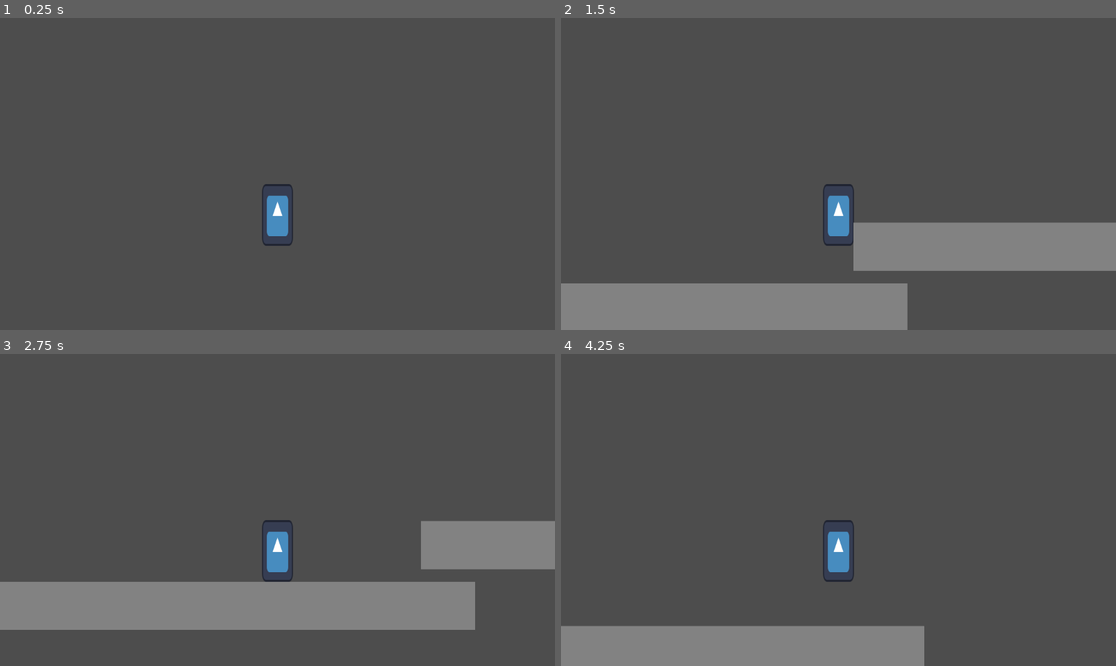
Above: before the commit, frames 1-4 (two rows, left to right).
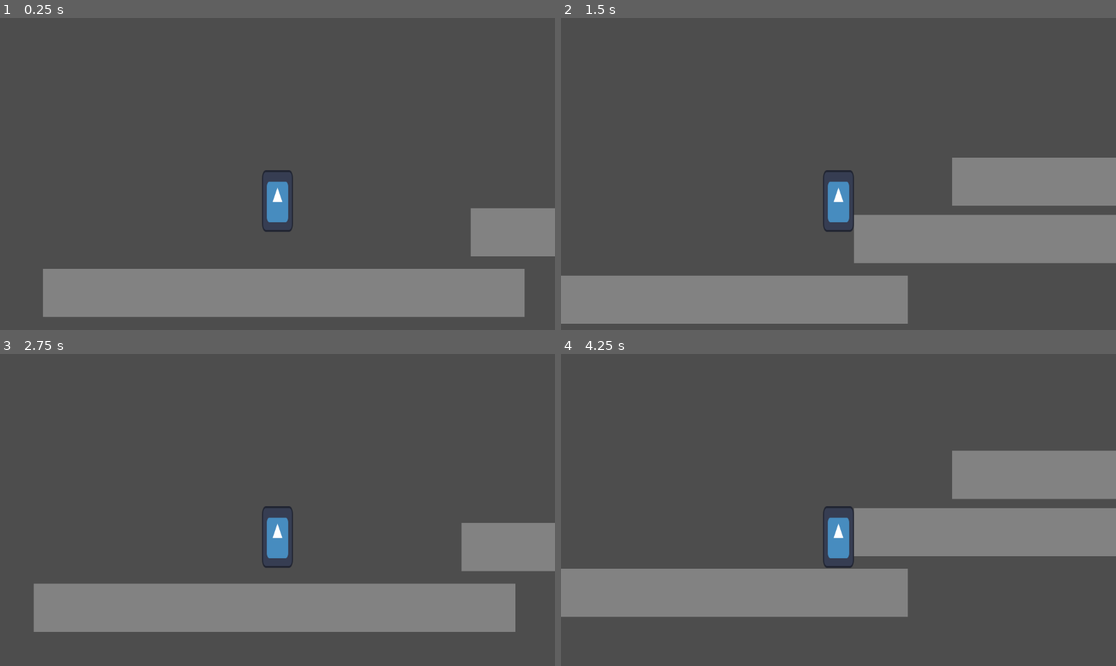
Above: after the commit, the same moments.

Repository: tuhfabah/testing_2d_movement
Game: Godot game, scene res://scenes/world.tscn
Two runs of this game, one before a commit and one after it. Both use one fixed random seed, a clock stepped at 60 frames per second and the inputs below. The engine's default icon, where the game draws it, is replaced by a stand-in: a white triangle on a blue panel in a dark square.
Inputs:
- Up to frame 1 (0.25 s): no input
- Up to frame 2 (1.5 s): hold Right (move_right) from 0.53 s (still down); tap Space (jump) at 0.6, 0.77, 1.07, 1.35 s
- Up to frame 3 (2.75 s): tap Space (jump) at 1.52, 1.82, 2.1 s; release Right (move_right) at 2.03 s; hold Left (move_left) from 2.03 s (still down)
- Up to frame 4 (4.25 s): release Left (move_left) at 2.78 s; hold Right (move_right) from 2.78 s (still down); tap Space (jump) at 2.85, 3.02, 3.32, 3.6, 3.77, 4.07 s

The runs differ from the first frame. In frame 1, 16% of the frame differs, in the area x 7-100%, y 48-96%; in frame 2, 10%; in frame 3, 5.1%; in frame 4, 30%, in the area x 0-100%, y 30-100%.

Commit message:
Get a second version of movement based off the 2d platformer demo

Diff:
--- a/project.godot
+++ b/project.godot
@@ -14,6 +14,10 @@
 run/main_scene="res://scenes/world.tscn"
 config/features=PackedStringArray("4.3", "Mobile")
 config/icon="res://icon.svg"
+
+[autoload]
+
+Log="res://Log.gd"
 
 [input]
 
--- a/scenes/player.tscn
+++ b/scenes/player.tscn
@@ -1,13 +1,58 @@
-[gd_scene load_steps=4 format=3 uid="uid://d0optyrlc46de"]
+[gd_scene load_steps=10 format=3 uid="uid://d0optyrlc46de"]
 
 [ext_resource type="Texture2D" uid="uid://k3pa8xr304qi" path="res://icon.svg" id="1_jb12u"]
 [ext_resource type="Script" path="res://scripts/player.gd" id="1_qgls2"]
+[ext_resource type="Texture2D" uid="uid://cxf7nit5hrnde" path="res://characters/player/2d_animation_frog_spritesheet.webp" id="2_ua5hl"]
+
+[sub_resource type="AtlasTexture" id="AtlasTexture_ldtxd"]
+atlas = ExtResource("2_ua5hl")
+region = Rect2(0, 0, 64, 64)
+
+[sub_resource type="AtlasTexture" id="AtlasTexture_8f62w"]
+atlas = ExtResource("2_ua5hl")
+region = Rect2(64, 0, 64, 64)
+
+[sub_resource type="AtlasTexture" id="AtlasTexture_l6v3x"]
+atlas = ExtResource("2_ua5hl")
+region = Rect2(128, 0, 64, 64)
+
+[sub_resource type="AtlasTexture" id="AtlasTexture_supav"]
+atlas = ExtResource("2_ua5hl")
+region = Rect2(192, 0, 64, 64)
+
+[sub_resource type="SpriteFrames" id="SpriteFrames_l5eak"]
+animations = [{
+"frames": [{
+"duration": 1.0,
+"texture": SubResource("AtlasTexture_ldtxd")
+}, {
+"duration": 1.0,
+"texture": SubResource("AtlasTexture_8f62w")
+}, {
+"duration": 1.0,
+"texture": SubResource("AtlasTexture_l6v3x")
+}, {
+"duration": 1.0,
+"texture": SubResource("AtlasTexture_supav")
+}],
+"loop": true,
+"name": &"jump",
+"speed": 5.0
+}]
 
 [sub_resource type="RectangleShape2D" id="RectangleShape2D_jr58q"]
-size = Vector2(62, 126)
+size = Vector2(62, 102)
 
 [node name="Player" type="CharacterBody2D"]
+scale = Vector2(0.75, 0.75)
 script = ExtResource("1_qgls2")
+
+[node name="AnimatedSprite2D" type="AnimatedSprite2D" parent="."]
+visible = false
+position = Vector2(0, -32)
+sprite_frames = SubResource("SpriteFrames_l5eak")
+animation = &"jump"
+frame_progress = 0.896436
 
 [node name="Sprite2D" type="Sprite2D" parent="."]
 position = Vector2(0, -65)
@@ -15,8 +60,13 @@
 texture = ExtResource("1_jb12u")
 
 [node name="CollisionShape2D" type="CollisionShape2D" parent="."]
-position = Vector2(0, -64)
+position = Vector2(0, -52)
 shape = SubResource("RectangleShape2D_jr58q")
 
 [node name="Camera2D" type="Camera2D" parent="."]
 position = Vector2(0, -150)
+drag_horizontal_enabled = true
+drag_vertical_enabled = true
+drag_horizontal_offset = -0.22
+drag_top_margin = 0.5
+drag_bottom_margin = 0.31
--- /dev/null
+++ b/scenes/player_mk_2.tscn
@@ -0,0 +1,26 @@
+[gd_scene load_steps=4 format=3 uid="uid://cyl6lm74y8cft"]
+
+[ext_resource type="Texture2D" uid="uid://k3pa8xr304qi" path="res://icon.svg" id="1_4gerc"]
+[ext_resource type="Script" path="res://scripts/player_mk_2.gd" id="1_ktw5o"]
+
+[sub_resource type="RectangleShape2D" id="RectangleShape2D_if3nr"]
+size = Vector2(64, 112)
+
+[node name="PlayerMk2" type="CharacterBody2D"]
+script = ExtResource("1_ktw5o")
+metadata/_edit_group_ = true
+
+[node name="Sprite2D" type="Sprite2D" parent="."]
+position = Vector2(0, -64)
+scale = Vector2(0.5, 1)
+texture = ExtResource("1_4gerc")
+
+[node name="CollisionShape2D" type="CollisionShape2D" parent="."]
+position = Vector2(0, -56)
+shape = SubResource("RectangleShape2D_if3nr")
+
+[node name="Camera" type="Camera2D" parent="."]
+position = Vector2(0, -120)
+
+[node name="PlatformDetector" type="RayCast2D" parent="."]
+target_position = Vector2(0, 6)
--- /dev/null
+++ b/scenes/projectile.tscn
@@ -0,0 +1,57 @@
+[gd_scene load_steps=9 format=3 uid="uid://veycwocq7adh"]
+
+[ext_resource type="Script" path="res://scripts/projectile.gd" id="1_oyx7v"]
+[ext_resource type="Texture2D" uid="uid://cxf7nit5hrnde" path="res://characters/player/2d_animation_frog_spritesheet.webp" id="1_pgg2w"]
+
+[sub_resource type="AtlasTexture" id="AtlasTexture_aajsu"]
+atlas = ExtResource("1_pgg2w")
+region = Rect2(0, 64, 64, 64)
+
+[sub_resource type="AtlasTexture" id="AtlasTexture_1lkuh"]
+atlas = ExtResource("1_pgg2w")
+region = Rect2(192, 64, 64, 64)
+
+[sub_resource type="AtlasTexture" id="AtlasTexture_vy4tm"]
+atlas = ExtResource("1_pgg2w")
+region = Rect2(128, 64, 64, 64)
+
+[sub_resource type="AtlasTexture" id="AtlasTexture_telcn"]
+atlas = ExtResource("1_pgg2w")
+region = Rect2(64, 64, 64, 64)
+
+[sub_resource type="SpriteFrames" id="SpriteFrames_up1tk"]
+animations = [{
+"frames": [{
+"duration": 1.0,
+"texture": SubResource("AtlasTexture_aajsu")
+}, {
+"duration": 1.0,
+"texture": SubResource("AtlasTexture_1lkuh")
+}, {
+"duration": 1.0,
+"texture": SubResource("AtlasTexture_vy4tm")
+}, {
+"duration": 1.0,
+"texture": SubResource("AtlasTexture_telcn")
+}],
+"loop": true,
+"name": &"default",
+"speed": 10.0
+}]
+
+[sub_resource type="CircleShape2D" id="CircleShape2D_6omoa"]
+radius = 21.2132
+
+[node name="Projectile" type="RigidBody2D"]
+mass = 0.5
+script = ExtResource("1_oyx7v")
+
+[node name="AnimatedSprite2D" type="AnimatedSprite2D" parent="."]
+position = Vector2(-1, -7)
+sprite_frames = SubResource("SpriteFrames_up1tk")
+frame_progress = 0.194546
+
+[node name="CollisionShape2D" type="CollisionShape2D" parent="."]
+shape = SubResource("CircleShape2D_6omoa")
+
+[connection signal="body_entered" from="." to="." method="_on_body_entered"]
--- a/scenes/world.tscn
+++ b/scenes/world.tscn
@@ -1,6 +1,6 @@
 [gd_scene load_steps=4 format=3 uid="uid://c27vy3g7p4fos"]
 
-[ext_resource type="PackedScene" uid="uid://d0optyrlc46de" path="res://scenes/player.tscn" id="1_mpt65"]
+[ext_resource type="PackedScene" uid="uid://cyl6lm74y8cft" path="res://scenes/player_mk_2.tscn" id="1_f44kj"]
 
 [sub_resource type="QuadMesh" id="QuadMesh_y6kbm"]
 size = Vector2(1000, 100)
@@ -10,13 +10,8 @@
 
 [node name="World" type="Node2D"]
 
-[node name="Player" parent="." instance=ExtResource("1_mpt65")]
-position = Vector2(581, 146)
-acceleration = 60.0
-speed = 800.0
-jump_force = 700.0
-gravity_value = 2000.0
-terminal_velocity = 2000
+[node name="PlayerMk2" parent="." instance=ExtResource("1_f44kj")]
+position = Vector2(569, 372)
 
 [node name="Ground" type="StaticBody2D" parent="."]
 position = Vector2(582, 564)
@@ -37,3 +32,13 @@
 
 [node name="CollisionShape2D" type="CollisionShape2D" parent="Ground2"]
 shape = SubResource("RectangleShape2D_k8rn1")
+
+[node name="Ground3" type="StaticBody2D" parent="."]
+position = Vector2(1674, 319)
+
+[node name="MeshInstance2D" type="MeshInstance2D" parent="Ground3"]
+modulate = Color(0.51, 0.51, 0.51, 1)
+mesh = SubResource("QuadMesh_y6kbm")
+
+[node name="CollisionShape2D" type="CollisionShape2D" parent="Ground3"]
+shape = SubResource("RectangleShape2D_k8rn1")
--- a/scripts/player.gd
+++ b/scripts/player.gd
@@ -14,7 +14,6 @@
 func _physics_process(delta: float) -> void:
 
 	input_vector.x = Input.get_action_strength("move_right") - Input.get_action_strength("move_left")
-	print(input_vector)
 
 	# Add the gravity.
 	if not is_on_floor():
--- /dev/null
+++ b/scripts/player_mk_2.gd
@@ -0,0 +1,66 @@
+class_name PlayerMk_2 extends CharacterBody2D
+
+
+const WALK_SPEED: float = 600.0
+const ACCELERATION_SPEED: float = WALK_SPEED * 4.0
+
+const JUMP_VELOCITY: float = -1000
+const TERMINAL_VELOCITY: int = 1500
+
+var gravity: float = ProjectSettings.get("physics/2d/default_gravity") * 2.0
+@onready var platform_detector := $PlatformDetector as RayCast2D
+@onready var sprite:= $Sprite2D as Sprite2D
+@onready var camera := $Camera as Camera2D
+var _double_jump_charged := false
+var _allow_double_jump:= false
+
+func _physics_process(delta: float) -> void:
+	reset_jump()
+
+	handle_jump_button()
+
+	apply_gravity(delta)
+
+	apply_horizontal_movement(delta)
+
+#	apply_sprite_facing()
+
+	floor_stop_on_slope = not platform_detector.is_colliding()
+	move_and_slide()
+
+func reset_jump() -> void:
+	if is_on_floor():
+		_double_jump_charged = true
+
+func handle_jump_button() -> void:
+	if Input.is_action_just_pressed("jump"):
+		try_jump()
+	elif Input.is_action_just_released("jump") and velocity.y < 0.0:
+		velocity.y *= 0.6
+
+func try_jump() -> void:
+	if is_on_floor():
+		pass
+	elif _double_jump_charged and _allow_double_jump:
+		_double_jump_charged = false
+		velocity.x *= 1.5
+	else:
+		return
+	velocity.y = JUMP_VELOCITY
+
+func apply_gravity(delta: float) -> void:
+	var falling_velocity := velocity.y + (gravity * delta)
+	velocity.y = minf(TERMINAL_VELOCITY, falling_velocity)
+
+func apply_horizontal_movement(delta: float) -> void:
+	var direction := Input.get_axis("move_left", "move_right")
+	var x_velocity_application := direction * WALK_SPEED
+
+	velocity.x = move_toward(velocity.x, x_velocity_application, ACCELERATION_SPEED * delta)
+
+func apply_sprite_facing() -> void:
+	if not is_zero_approx(velocity.x):
+		if velocity.x > 0.0:
+			sprite.scale.x = 1.0
+		else:
+			sprite.scale.x = -1.0
--- /dev/null
+++ b/scripts/projectile.gd
@@ -0,0 +1,16 @@
+extends RigidBody2D
+
+# Called when the node enters the scene tree for the first time.
+func _ready() -> void:
+#	apply_central_impulse(Vector2(1000, -300))
+	apply_torque_impulse(800000)
+
+# Called every frame. 'delta' is the elapsed time since the previous frame.
+func _process(delta: float) -> void:
+#	constant_force = Vector2(500,0)
+	print(angular_velocity)
+
+
+
+func _on_body_entered(body:Node) -> void:
+	pass
Binary file added: characters/player/2d_animation_frog_spritesheet.webp
Not shown, added: characters/player/2d_animation_frog_spritesheet.webp.import
Binary file added: characters/player/sonicsheetsonic.png
Not shown, added: characters/player/sonicsheetsonic.png.import
